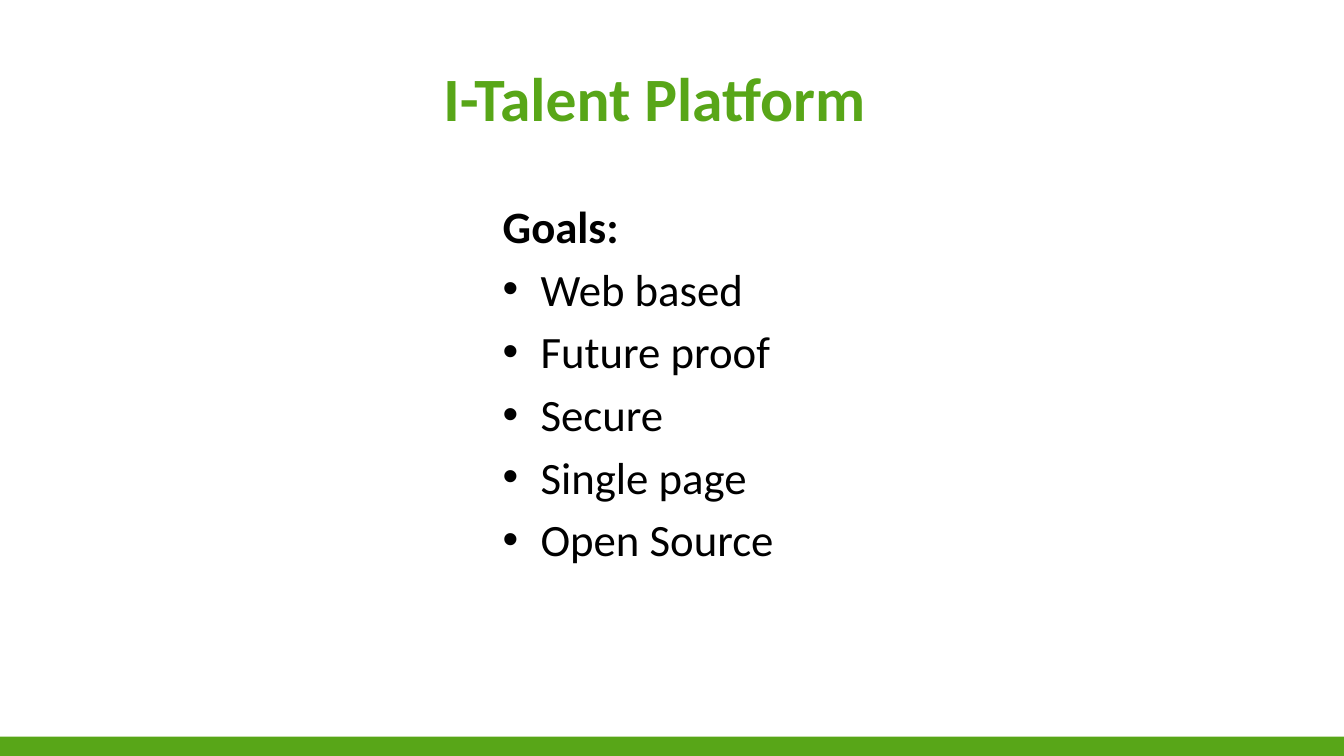
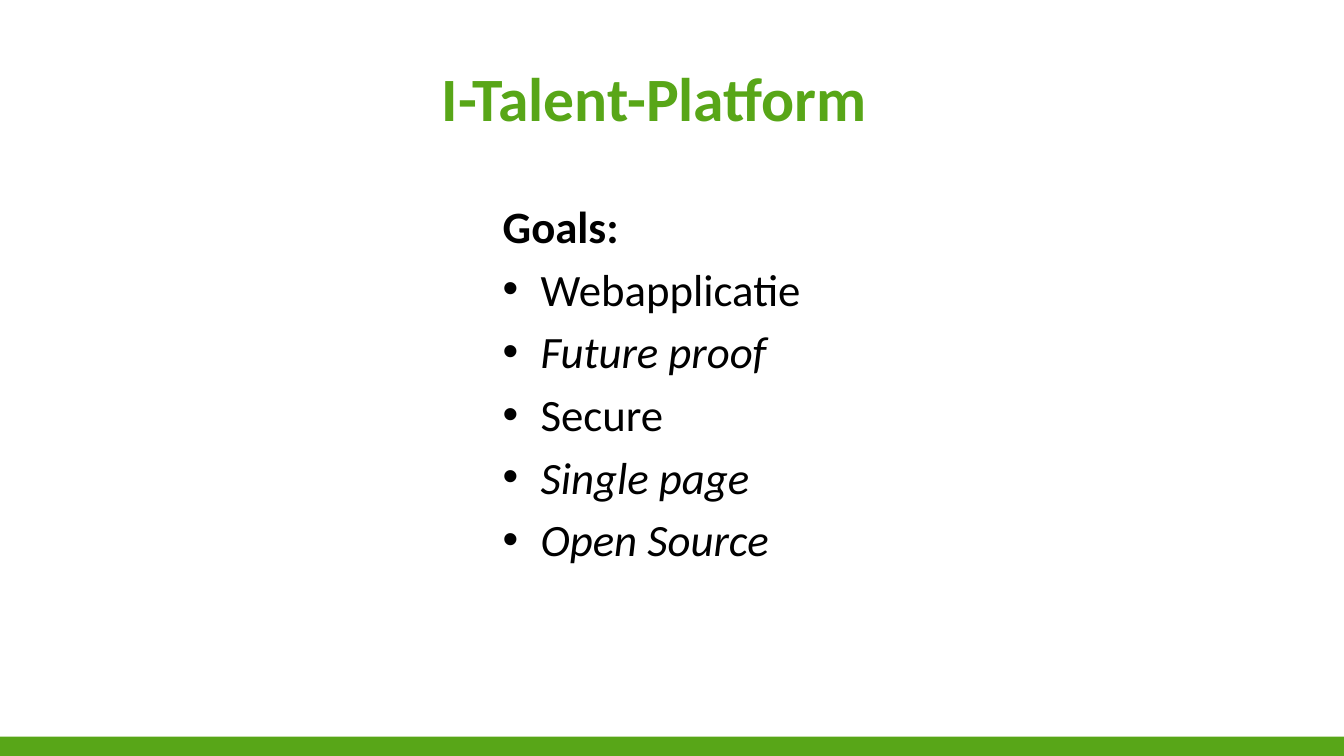
Before and after one commit to niekvandael/iTalent, a slide deck: slide 4 of italent/documents/Presentatie/Presentatie.pptx. Drawn at 1344x756 pixels with LibreOffice and Linux fonts; fonts in the diff are those of the drawing; background and template pictures are left out. Boxes give left, top, right and bottom in pixels: in the first picture for what was removed or moved away, otherwise in the second. Text is boxed around its words. In the diff, an @@ line names an element or a change of style, - is before the commit and + after.

```diff
--- a/italent/documents/Presentatie/Presentatie.pptx
+++ b/italent/documents/Presentatie/Presentatie.pptx
@@ title at bbox=[442, 77, 867, 122]: text changed @@
-I-Talent Platform
+I-Talent-Platform
@@ text at bbox=[541, 275, 801, 314]: text changed @@
-• Web based
+• Webapplicatie
@@ text at bbox=[541, 337, 768, 564]: italic on in "Future proof", "Single page", "Open Source" @@
```
Also in this commit, not shown: 4 other slides changed, 3 other files.
